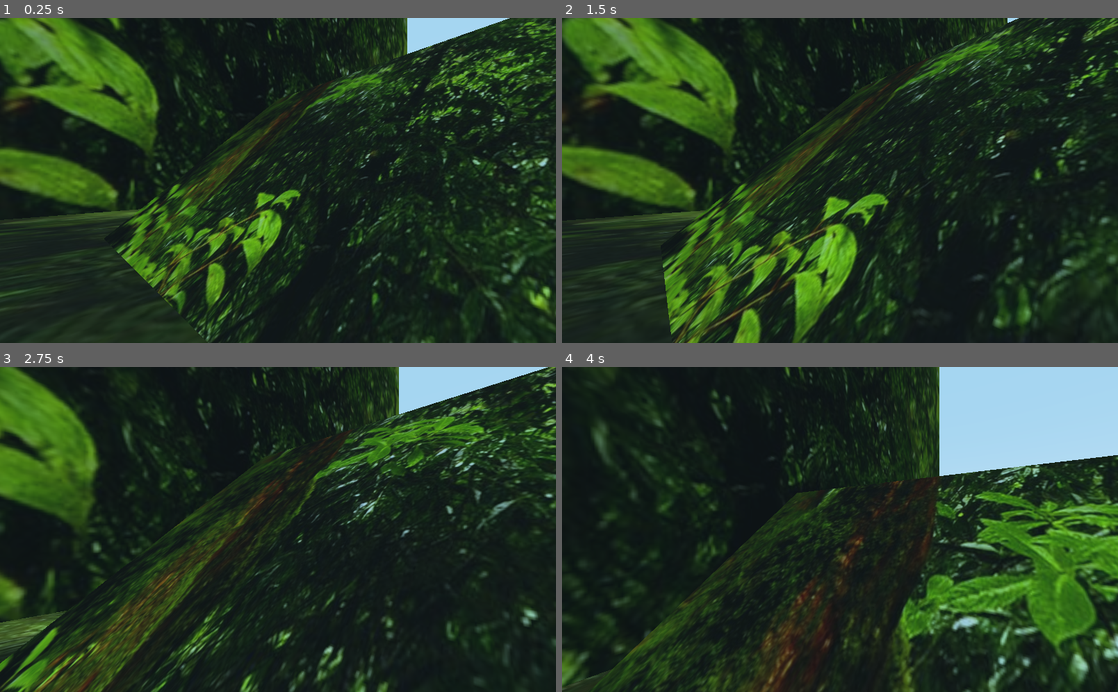
Above: before the commit, frames 1-4 (two rows, left to right).
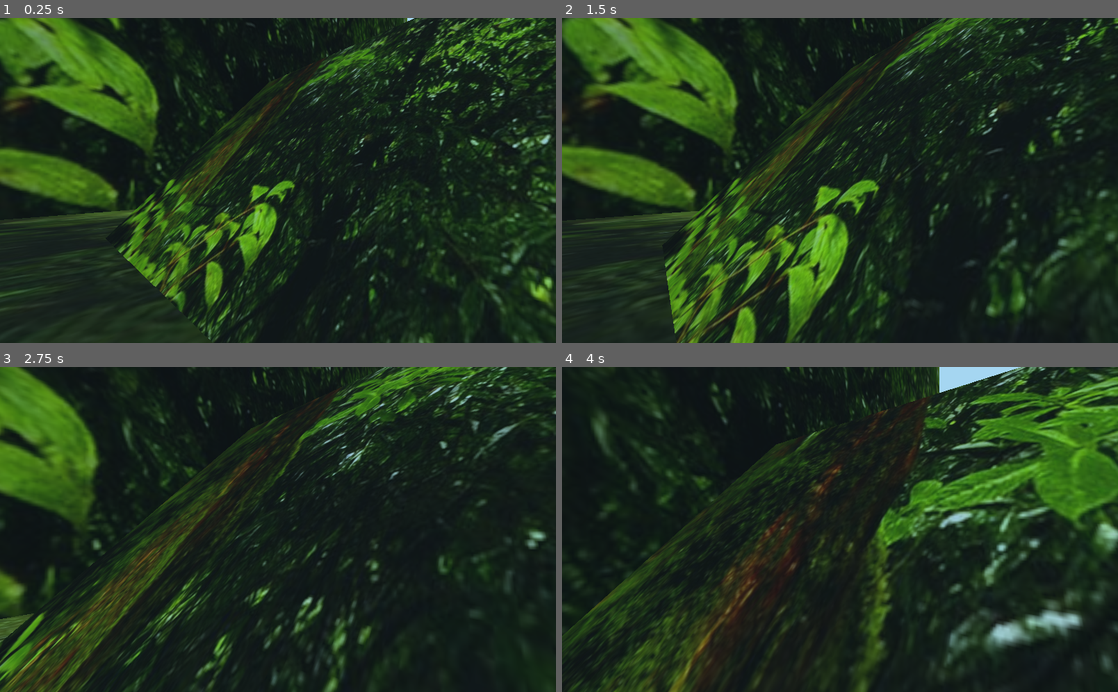
Above: after the commit, the same moments.

Repository: Gamepro5/Custom_Godot_3D_KinematicBody_Controller
Game: Godot game, scene res://Spatial.tscn
The game is run twice, just before and just after one commit, with the same random seed, the same clock (stepped at 60 frames per second) and the same inputs.
Inputs (mouse positions are in pixels of both pictures, inside the frame that each line leads up to):
- Up to frame 1 (0.25 s): no input
- Up to frame 2 (1.5 s): tap Enter at 0.5 s; move the mouse to (867, 180) at 0.52 s; hold W (move_forward) from 0.53 s (still down); move the mouse to (812, 180) at 1.27 s
- Up to frame 3 (2.75 s): keep holding W (move_forward); move the mouse to (289, 523) at 2.02 s
- Up to frame 4 (4 s): keep holding W (move_forward); move the mouse to (834, 536) at 2.77 s; move the mouse to (878, 532) at 3.52 s

The runs differ from the first frame. In frame 1, 17% of the frame differs, in the area x 18-100%, y 0-100%; in frame 2, 18%; in frame 3, 23%; in frame 4, 39%, in the area x 0-100%, y 0-100%.

Commit message:
Thanks Timothy!

Diff:
--- a/KinematicBody.gd
+++ b/KinematicBody.gd
@@ -66,6 +66,9 @@
 
 	#print(Vector3(0,1,0).angle_to(Vector3(0.5,0.5,0)))
 	var col = move_and_collide(velocity, false, false)
-	print(velocity)
+	print(Vector3(velocity.x,0,velocity.z).length())
 	if col:
-		velocity.y = sin(Vector3(0,1,0).angle_to(col.normal)) * ((1/(cos(Vector3(0,1,0).angle_to(col.normal))) * Vector3(velocity.x,0,velocity.z).length()))
+		#print(rad2deg(Vector3(0,1,0).angle_to(col.normal)))
+		#print(col.normal)
+		velocity.y = (-1/col.normal.y) * ((velocity.x * col.normal.x)+(velocity.z * col.normal.z)) #thanks timothy!
+		#velocity.y = sin(Vector3(0,1,0).angle_to(col.normal)) * ((1/(cos(Vector3(0,1,0).angle_to(col.normal))) * Vector3(velocity.x,0,velocity.z).length()))
--- a/Spatial.tscn
+++ b/Spatial.tscn
@@ -16,7 +16,7 @@
 [node name="Spatial" type="Spatial"]
 
 [node name="StaticBody" type="StaticBody" parent="."]
-transform = Transform( 0.0978277, 13.1955, 0, -0.120227, 10.7371, 0, 0, 0, 10.684, -0.483, 0, -0.569 )
+transform = Transform( 0.109601, 12.0293, 0, -0.109601, 12.0293, 0, 0, 0, 10.684, -0.483, 0, -0.569 )
 
 [node name="MeshInstance" type="MeshInstance" parent="StaticBody"]
 mesh = SubResource( 2 )
